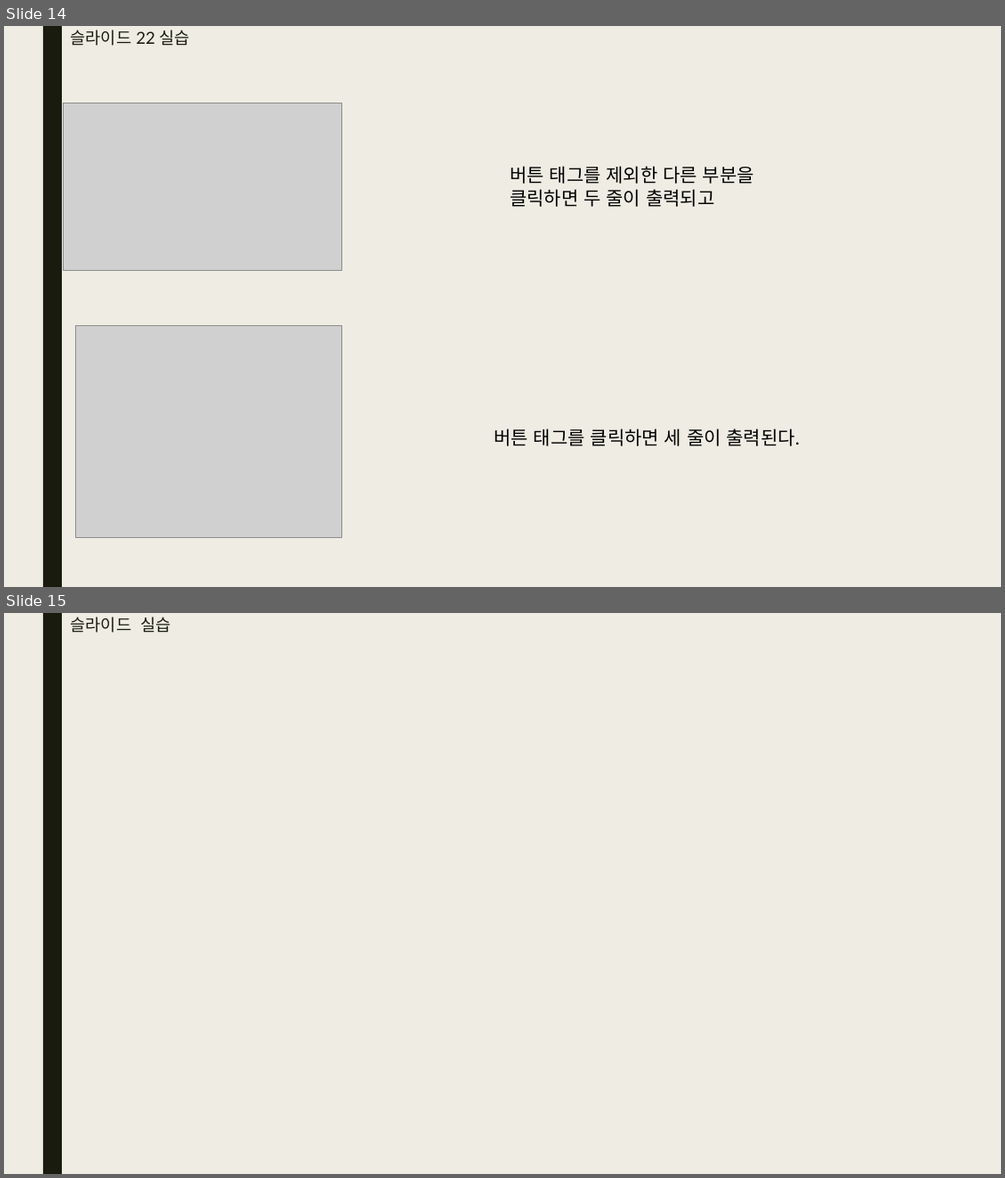
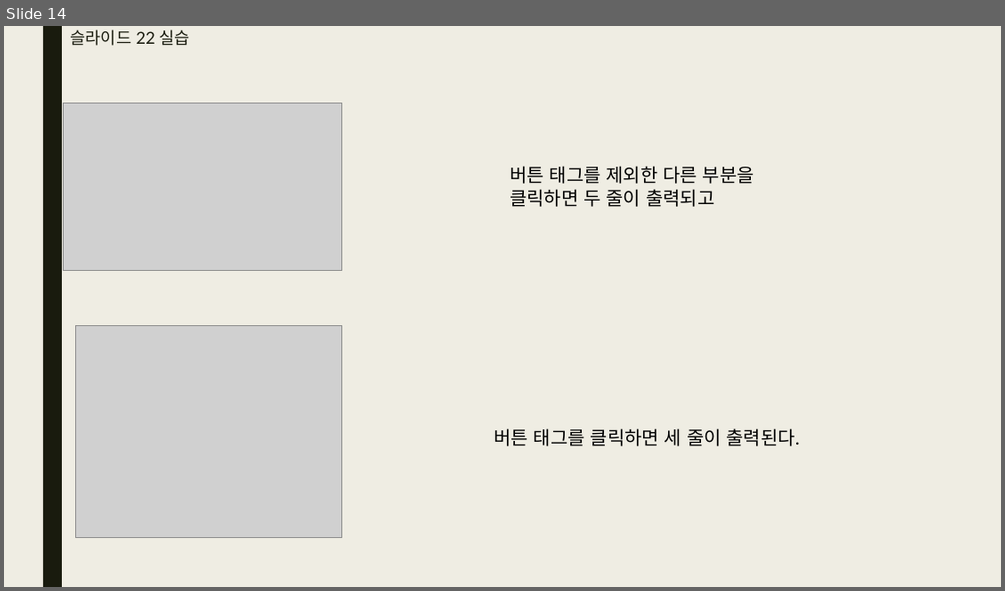
Before and after one commit to bino0130/politec-frontend, a slide deck: 기업업무 과제/기업업무 2강 과제(JavaScript 2) 남정현.pptx. Shown one above the other, each under a label of ours: slides 14 and 15 before the commit, slide 14 after it. The pictures are 1005x1178 and 1005x591 pixels, drawn with LibreOffice and Linux fonts; fonts in the diff are those of the drawing; grey boxes stand for pictures. Boxes give left, top, right and bottom in pixels: in the first picture for what was removed or moved away, otherwise in the second. Text is boxed around its words. In the diff, an @@ line names an element or a change of style, - is before the commit and + after.

```diff
--- a/기업업무 과제/기업업무 2강 과제(JavaScript 2) 남정현.pptx
+++ b/기업업무 과제/기업업무 2강 과제(JavaScript 2) 남정현.pptx
@@ slide 15 removed at [4, 613, 1001, 1174], background #EFEDE3; not listed: 1 template element that a slide beside it also shows @@
@@ title removed at [71, 617, 171, 633] @@
-슬라이드 실습
```
Also in this commit, not shown: 3 other slides removed.
